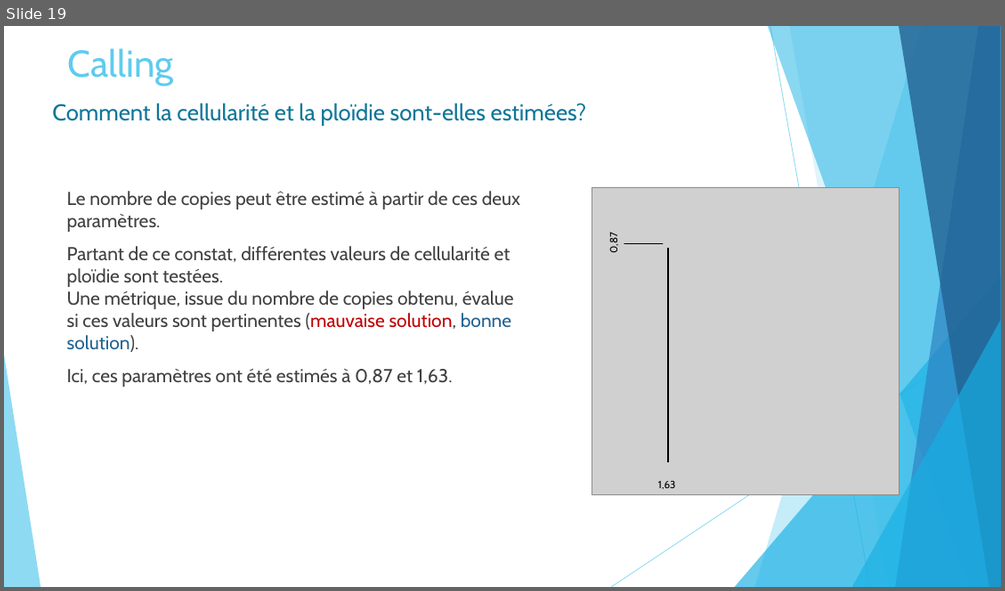
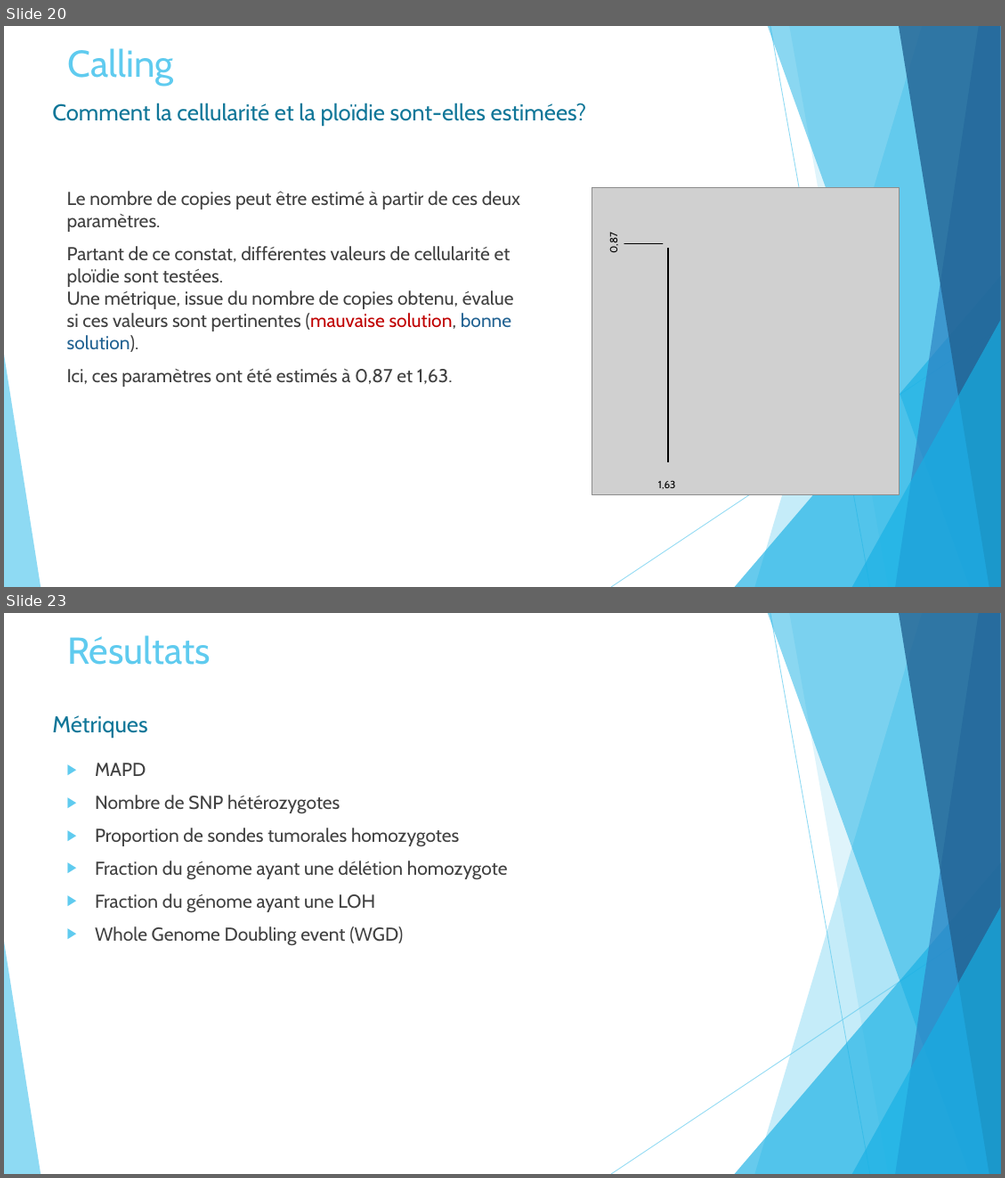
Before and after one commit to Elie-Bordron/DEA-dataviz, a slide deck: docs/docs_I_made/slides/ASCAT.pptx. Shown one above the other, each under a label of ours: slide 19 before the commit, slides 20 and 23 after it; the slides between them are not shown. The pictures are 1005x591 and 1005x1178 pixels, drawn with LibreOffice and Linux fonts; fonts in the diff are those of the drawing; grey boxes stand for pictures. Boxes give left, top, right and bottom in pixels: in the first picture for what was removed or moved away, otherwise in the second. Text is boxed around its words. In the diff, an @@ line names an element or a change of style, - is before the commit and + after.

```diff
--- a/docs/docs_I_made/slides/ASCAT.pptx
+++ b/docs/docs_I_made/slides/ASCAT.pptx
@@ slide 23 added at [4, 613, 1001, 1174], background #FFFFFF; not listed: 10 template elements that a slide beside it also shows @@
@@ title added at [67, 635, 210, 665], 36 pt, text #5FCBEF @@
+Résultats
@@ text added at [52, 715, 147, 737], 22 pt, text #0F7698 @@
+Métriques
@@ text added at [95, 763, 508, 946], 18 pt, text #404040 @@
+▶ MAPD
+▶ Nombre de SNP hétérozygotes
+▶ Proportion de sondes tumorales homozygotes
+▶ Fraction du génome ayant une délétion homozygote
+▶ Fraction du génome ayant une LOH
+▶ Whole Genome Doubling event (WGD)
@@ what was slide 19 is now slide 20 @@
```
Also in this commit, not shown: 4 slides changed, 3 other slides added, 1 slide removed, 29 other files.
